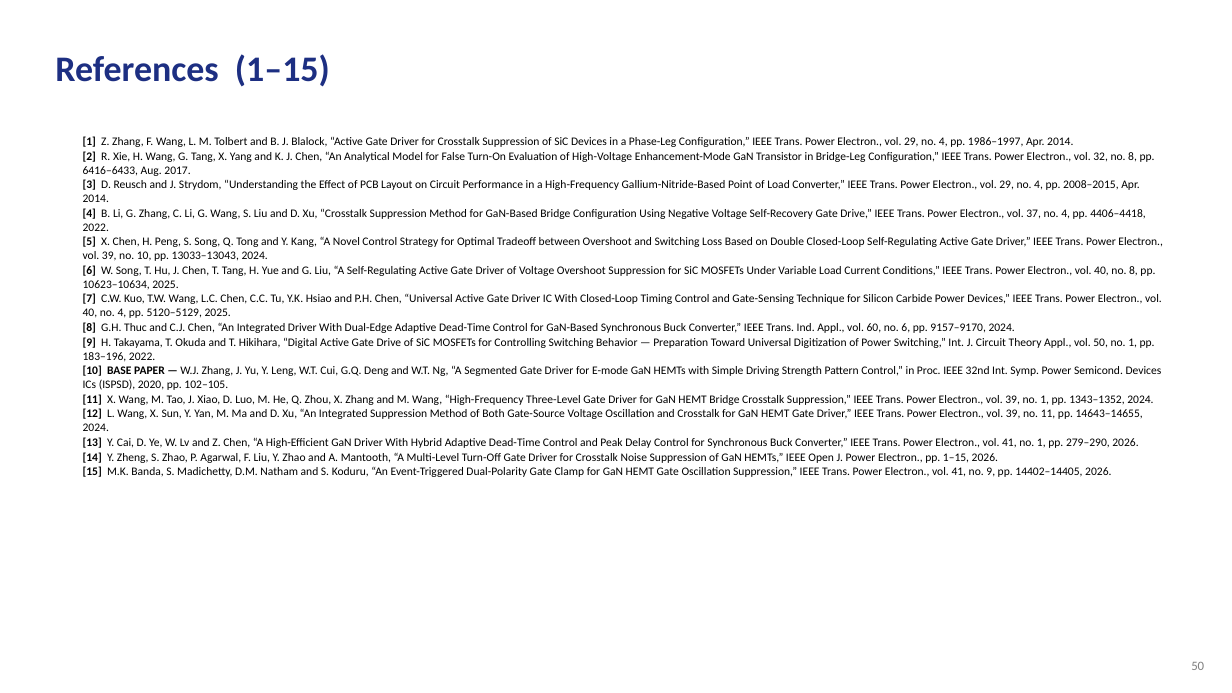
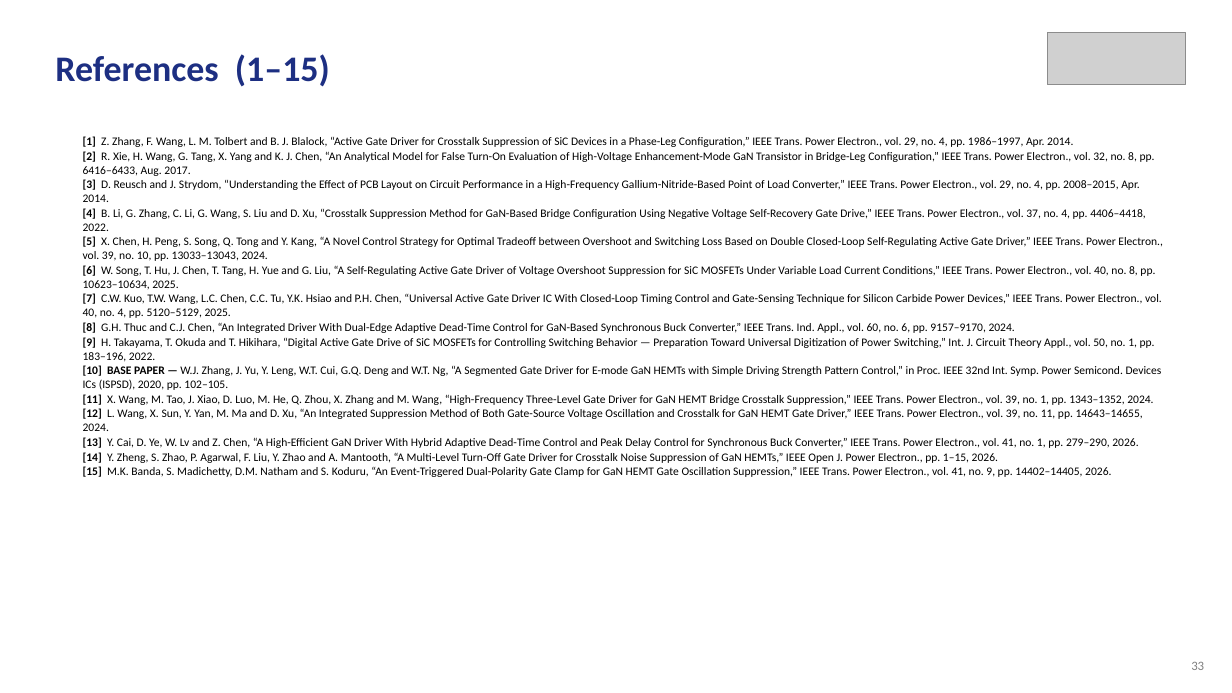
Before and after one commit to Amritha902/gan-driver, a slide deck: slide 33 of review/Review1_GaN_Segmented_Gate_Driver.pptx (slide 50 before the commit). Drawn at 1232x693 pixels with LibreOffice and Linux fonts; fonts in the diff are those of the drawing; grey boxes stand for pictures. Boxes give left, top, right and bottom in pixels: in the first picture for what was removed or moved away, otherwise in the second. Text is boxed around its words. In the diff, an @@ line names an element or a change of style, - is before the commit and + after.

```diff
--- a/review/Review1_GaN_Segmented_Gate_Driver.pptx
+++ b/review/Review1_GaN_Segmented_Gate_Driver.pptx
@@ picture added at [1047,32,1186,85] @@
@@ text at [1191,662,1204,670]: text changed @@
-50
+33
```
Also in this commit, not shown: 19 other slides changed, 15 slides added, 32 slides removed, 5 other files.
